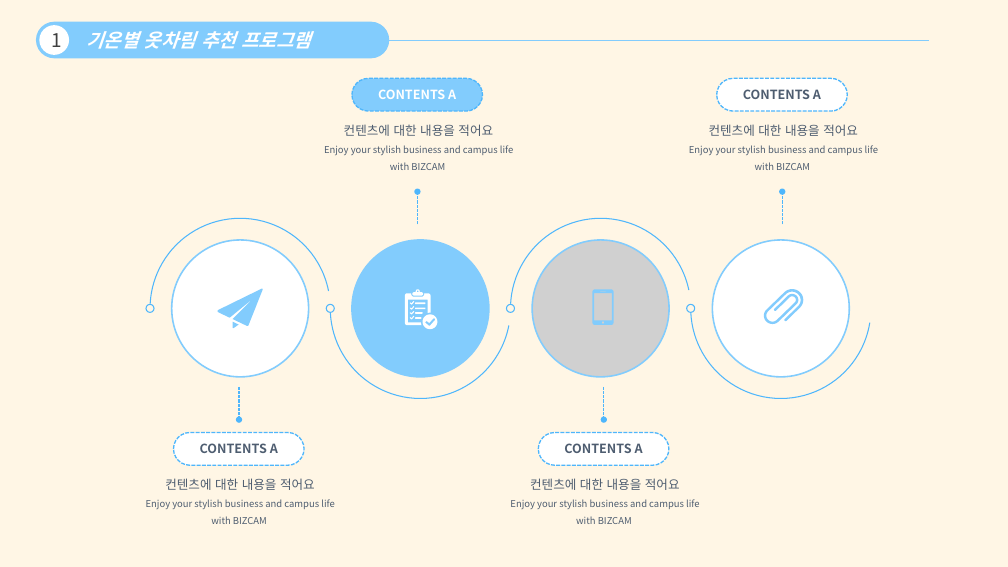
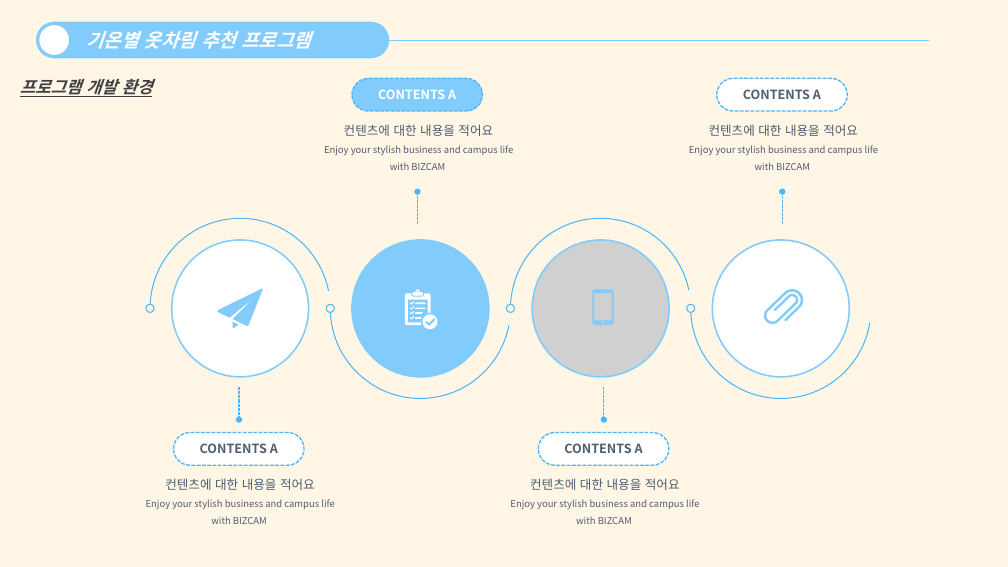
Before and after one commit to galaxy-light/201126-210604, a slide deck: slide 5 of 포트폴리오/C#/날씨 확인 프로그램/기온별 옷차림 추천 프로그램 - 양화영.pptx (slide 3 before the commit). Drawn at 1008x567 pixels with LibreOffice and Linux fonts; fonts in the diff are those of the drawing; grey boxes stand for pictures. Boxes give left, top, right and bottom in pixels: in the first picture for what was removed or moved away, otherwise in the second. Text is boxed around its words. In the diff, an @@ line names an element or a change of style, - is before the commit and + after.

```diff
--- a/포트폴리오/C#/날씨 확인 프로그램/기온별 옷차림 추천 프로그램 - 양화영.pptx
+++ b/포트폴리오/C#/날씨 확인 프로그램/기온별 옷차림 추천 프로그램 - 양화영.pptx
@@ text in ellipse at [51, 33, 61, 47]: text removed @@
-1
@@ text added at [20, 79, 153, 97], 16 pt, text #404040, bold, italic, underline @@
+프로그램 개발 환경
```
Also in this commit, not shown: 4 other slides changed, 4 slides added, 2 slides removed, 15 other files.
